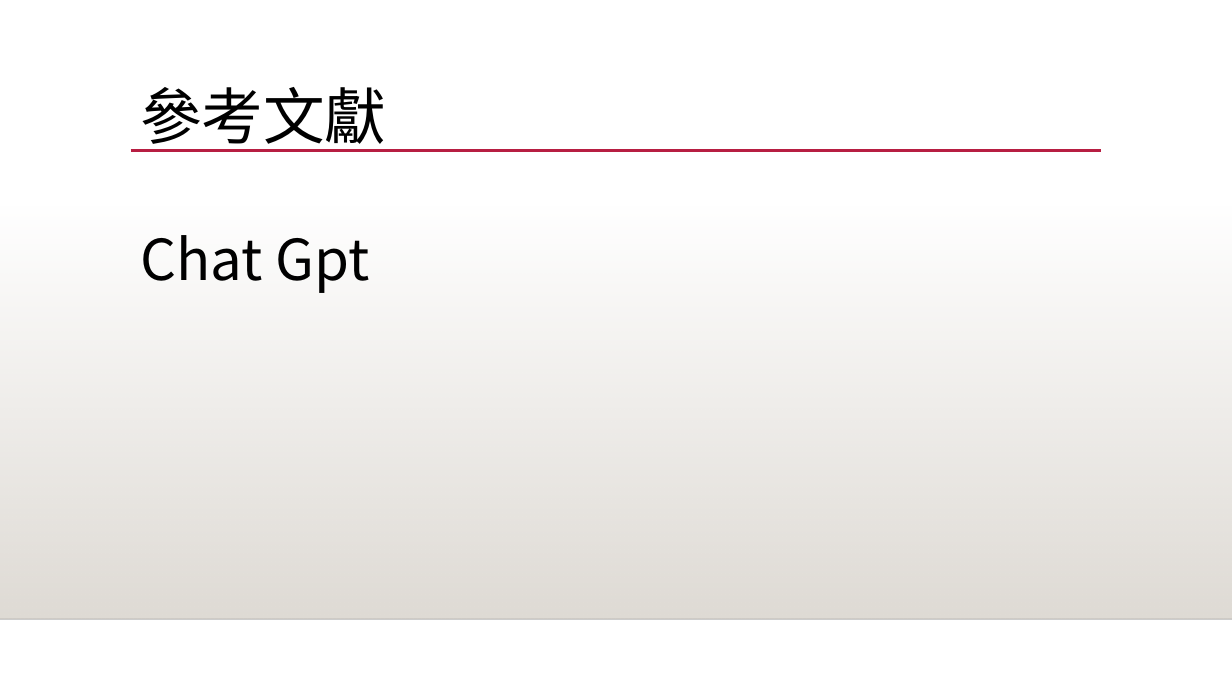
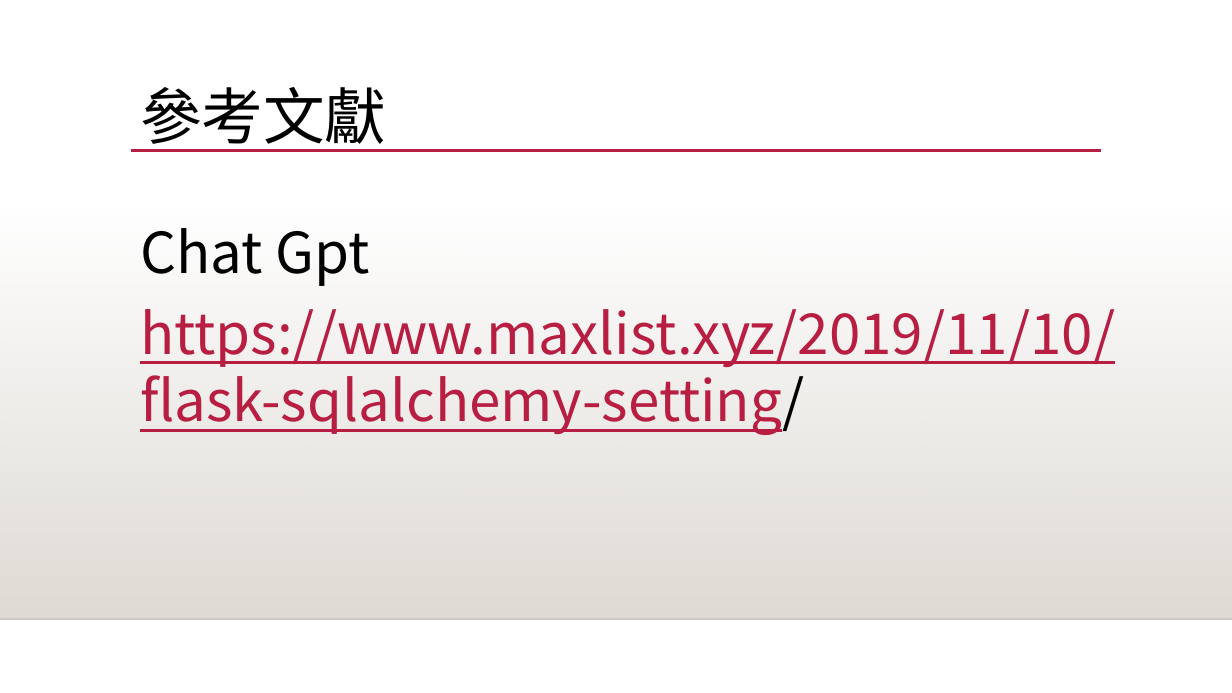
Before and after one commit to s8591120/ordersystem, a slide deck: slide 13 of 網頁點餐系統.pptx (slide 12 before the commit). Drawn at 1232x693 pixels with LibreOffice and Linux fonts; fonts in the diff are those of the drawing; background and template pictures are left out. Boxes give left, top, right and bottom in pixels: in the first picture for what was removed or moved away, otherwise in the second. Text is boxed around its words. In the diff, an @@ line names an element or a change of style, - is before the commit and + after.

```diff
--- a/網頁點餐系統.pptx
+++ b/網頁點餐系統.pptx
@@ text "Chat Gpt": place and size @@
-text "Chat Gpt" at [140, 235, 369, 293]
+text "Chat Gpt" at [140, 228, 1115, 435]
@@ text at [140, 309, 1115, 435]: paragraph added @@
+https://www.maxlist.xyz/2019/11/10/flask-sqlalchemy-setting/
```
Also in this commit, not shown: 10 other slides changed, 1 slide added, 1 other file.
